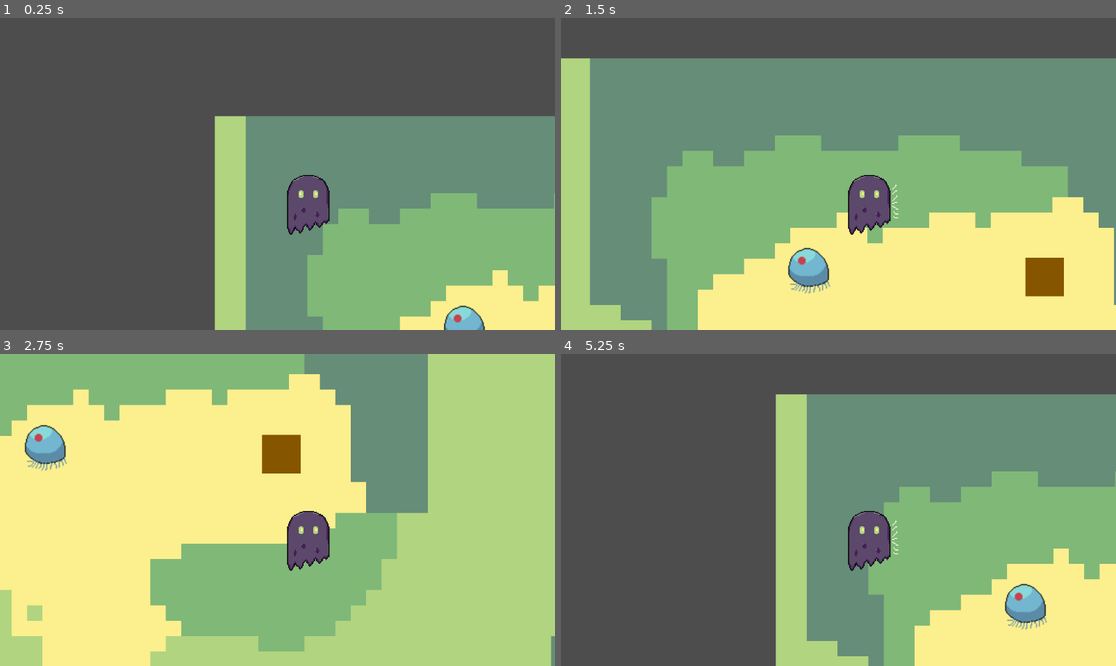
Above: before the commit, frames 1-4 (two rows, left to right).
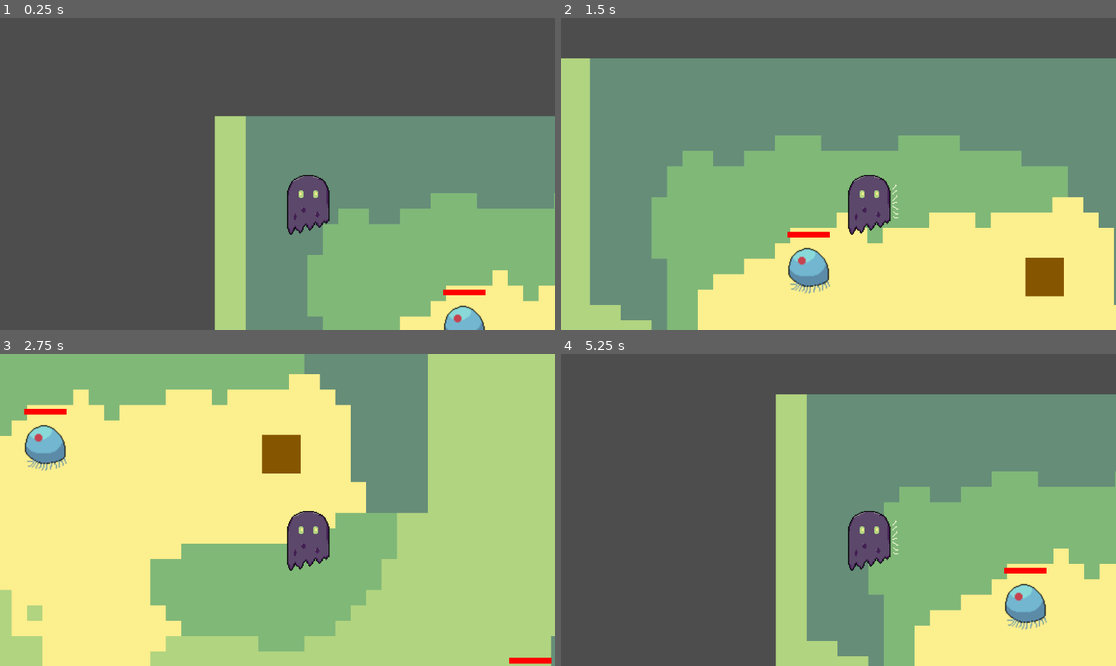
Above: after the commit, the same moments.

Repository: moulindavid/godot-2d
Game: Godot game, scene res://scenes/world.tscn
The game is run twice, just before and just after one commit, with the same random seed, the same clock (stepped at 60 frames per second) and the same inputs.
Inputs (mouse positions are in pixels of both pictures, inside the frame that each line leads up to):
- Up to frame 1 (0.25 s): no input
- Up to frame 2 (1.5 s): tap Enter at 0.5 s; move the mouse to (960, 158) at 0.52 s; hold Right (ui_right) 0.53-1.28 s; click (960, 158) at 0.6 s; move the mouse to (727, 189) at 1.27 s; hold Down (ui_down) from 1.28 s (still down); click (727, 189) at 1.35 s
- Up to frame 3 (2.75 s): move the mouse to (333, 441) at 2.02 s; release Down (ui_down) at 2.03 s; hold Right (ui_right) from 2.03 s (still down); click (333, 441) at 2.1 s
- Up to frame 4 (5.25 s): move the mouse to (810, 572) at 2.77 s; release Right (ui_right) at 2.78 s; hold Up (ui_up) 2.78-3.53 s; click (810, 572) at 2.85 s; move the mouse to (1005, 556) at 3.52 s; hold Left (ui_left) 3.53-5.03 s; click (1005, 556) at 3.6 s; move the mouse to (672, 463) at 4.27 s; click (672, 463) at 4.35 s; move the mouse to (866, 510) at 5.02 s; hold Down (ui_down) from 5.03 s (still down); click (866, 510) at 5.1 s

The runs differ from the first frame. In frame 1, 0.1% of the frame differs, in the area x 79-88%, y 87-89%; in frame 2, 0.2%; in frame 3, 0.3%, in the area x 4-100%, y 17-100%; in frame 4, 0.2%.

Commit message:
feat: more blobby and health

Diff:
--- a/scenes/player/ghosty.gd
+++ b/scenes/player/ghosty.gd
@@ -1,6 +1,7 @@
 extends CharacterBody2D
 
 const SPEED = 300.0
+const ATTACK_DAMAGE = 1
 @onready var sprite = $AnimatedSprite2D
 @onready var attack_area = $AttackArea
 
@@ -29,8 +30,8 @@
 	# Cleave logic
 	var overlapping_bodies = attack_area.get_overlapping_bodies()
 	for body in overlapping_bodies:
-		if body.has_method("die"):
-			body.die()
+		if body.has_method("take_damage"):
+			body.take_damage(ATTACK_DAMAGE)
 
 # This is the signal function - make sure it is connected!
 func _on_animated_sprite_2d_animation_finished():
--- a/scenes/world.tscn
+++ b/scenes/world.tscn
@@ -4,6 +4,7 @@
 [ext_resource type="Texture2D" uid="uid://dtyve85fmfff7" path="res://assets/terrain/basic_tileset.png" id="2_rwgxs"]
 [ext_resource type="Texture2D" uid="uid://o1ugj2kyjo6m" path="res://assets/little_ennemy.png" id="3_4wyf3"]
 [ext_resource type="Script" uid="uid://cykhs3xdnfftv" path="res://scripts/blobby.gd" id="3_k0juu"]
+[ext_resource type="Script" path="res://scripts/world.gd" id="4_world1"]
 
 [sub_resource type="TileSetAtlasSource" id="TileSetAtlasSource_4wyf3"]
 texture = ExtResource("2_rwgxs")
@@ -47,6 +48,7 @@
 height = 44.0
 
 [node name="World" type="Node2D" unique_id=1847753773]
+script = ExtResource("4_world1")
 
 [node name="TileMapLayer" type="TileMapLayer" parent="." unique_id=473402478]
 visibility_layer = 16
--- a/scripts/blobby.gd
+++ b/scripts/blobby.gd
@@ -1,5 +1,26 @@
 extends CharacterBody2D
 
+const MAX_HP = 3
+var hp = MAX_HP
+
+const BAR_OFFSET = Vector2(227, 180)
+const BAR_SIZE = Vector2(44, 6)
+
+func take_damage(amount: int):
+	hp -= amount
+	print("Blobby hit! HP: ", hp, "/", MAX_HP)
+	queue_redraw()
+	if hp <= 0:
+		die()
+
 func die():
-	print("Enemy destroyed by left-click!")
+	print("Blobby destroyed!")
 	queue_free()
+
+func _draw():
+	var bar_pos = BAR_OFFSET - Vector2(BAR_SIZE.x / 2.0, 0)
+	# Background
+	draw_rect(Rect2(bar_pos, BAR_SIZE), Color(0, 0, 0, 0.7))
+	# HP fill
+	var fill_width = BAR_SIZE.x * (float(hp) / float(MAX_HP))
+	draw_rect(Rect2(bar_pos, Vector2(fill_width, BAR_SIZE.y)), Color.RED)
--- /dev/null
+++ b/scripts/world.gd
@@ -0,0 +1,9 @@
+extends Node2D
+
+@onready var blobby_template = $Blobby
+
+func _ready():
+	for i in range(9):
+		var blobby = blobby_template.duplicate()
+		blobby.position = Vector2(randf_range(100, 700), randf_range(100, 500))
+		add_child(blobby)
Not shown, added: scripts/world.gd.uid
